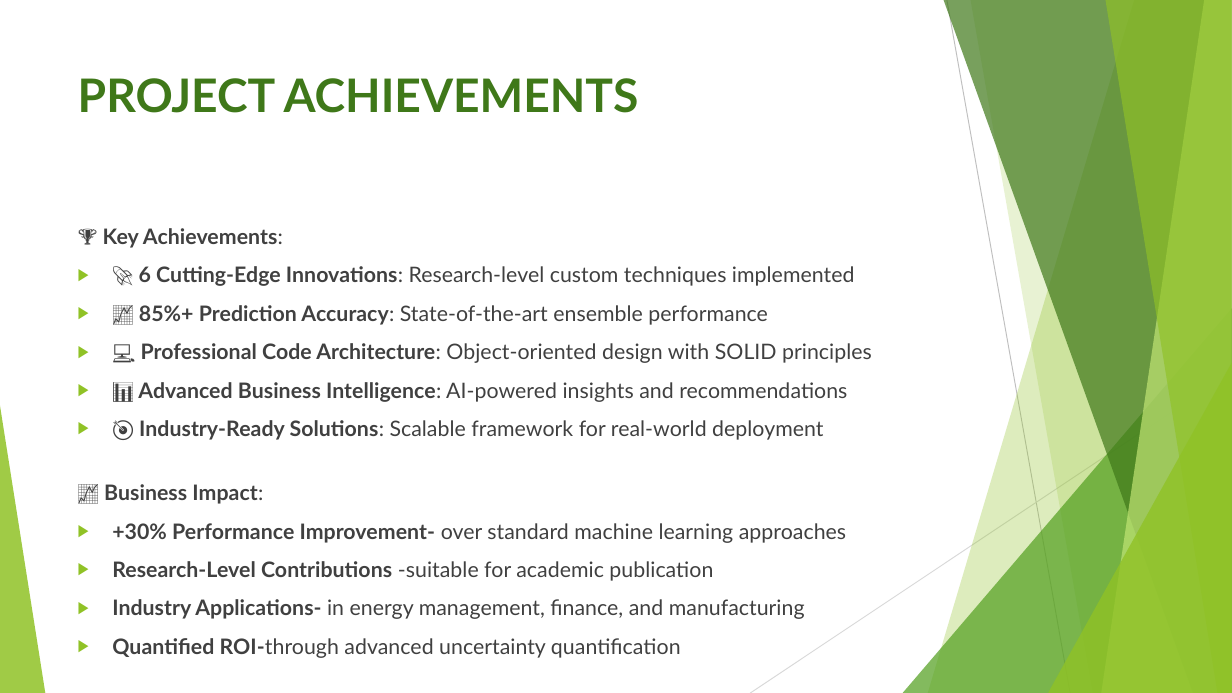
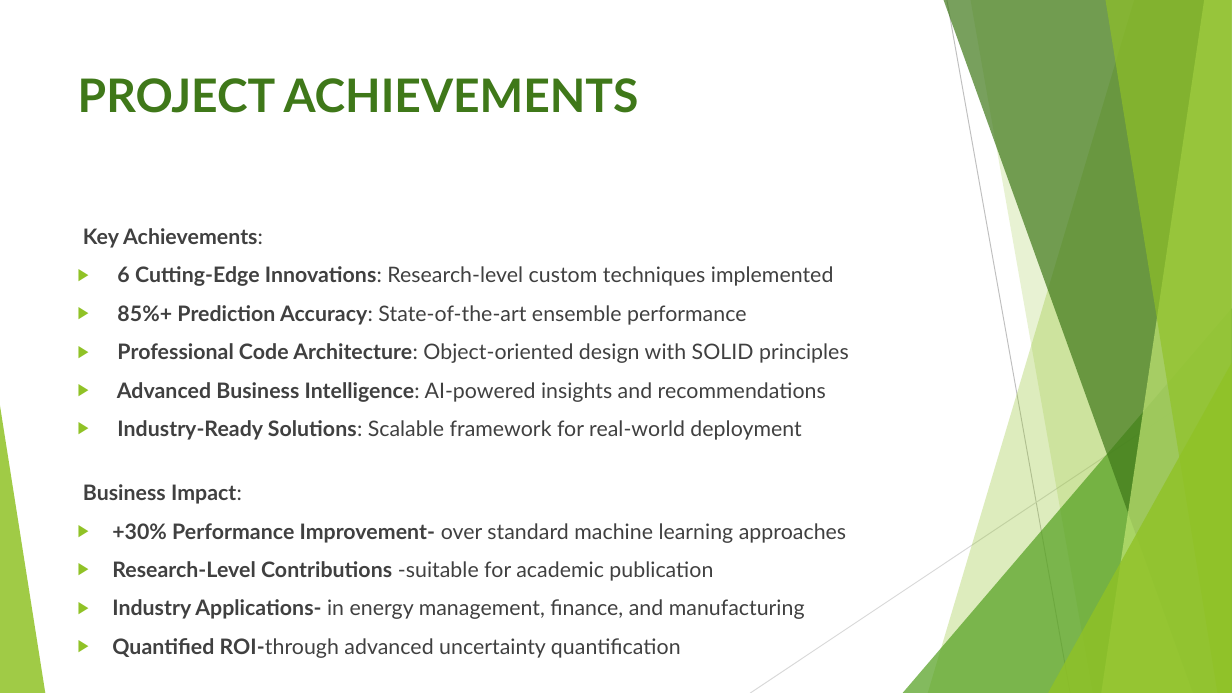
Before and after one commit to Esther-ingabire/EnergyCapstoneProject, a slide deck: slide 18 of Pro.pptx. Drawn at 1232x693 pixels with LibreOffice and Linux fonts; fonts in the diff are those of the drawing. Boxes give left, top, right and bottom in pixels: in the first picture for what was removed or moved away, otherwise in the second. Text is boxed around its words. In the diff, an @@ line names an element or a change of style, - is before the commit and + after.

```diff
--- a/Pro.pptx
+++ b/Pro.pptx
@@ text at (83, 228, 849, 504): text changed @@
-🏆 Key Achievements:
-▶ 🚀 6 Cutting-Edge Innovations: Research-level custom techniques implemented
-▶ 📈 85%+ Prediction Accuracy: State-of-the-art ensemble performance
-▶ 💻 Professional Code Architecture: Object-oriented design with SOLID principles
-▶ 📊 Advanced Business Intelligence: AI-powered insights and recommendations
-▶ 🎯 Industry-Ready Solutions: Scalable framework for real-world deployment
-📈 Business Impact:
+Key Achievements:
+▶ 6 Cutting-Edge Innovations: Research-level custom techniques implemented
+▶ 85%+ Prediction Accuracy: State-of-the-art ensemble performance
+▶ Professional Code Architecture: Object-oriented design with SOLID principles
+▶ Advanced Business Intelligence: AI-powered insights and recommendations
+▶ Industry-Ready Solutions: Scalable framework for real-world deployment
+Business Impact:
```
Also in this commit, not shown: 6 other slides changed, 3 other files.
